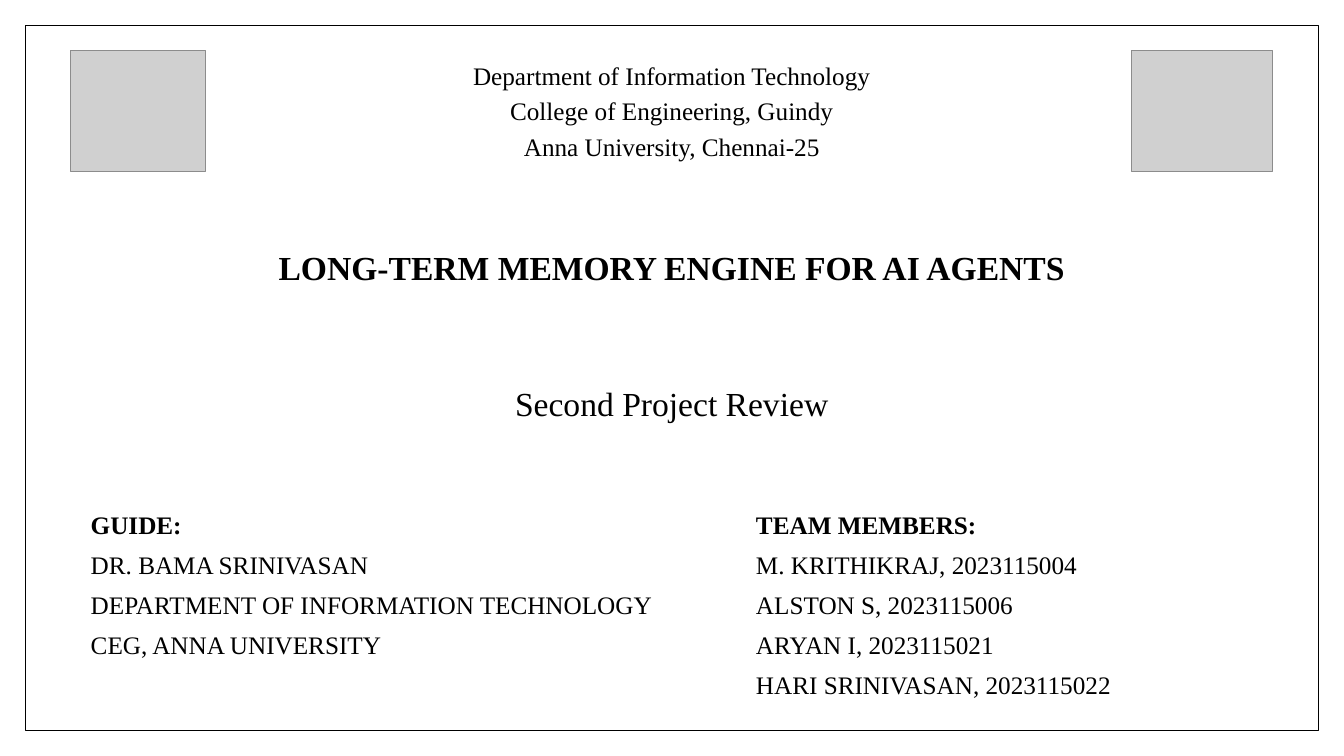
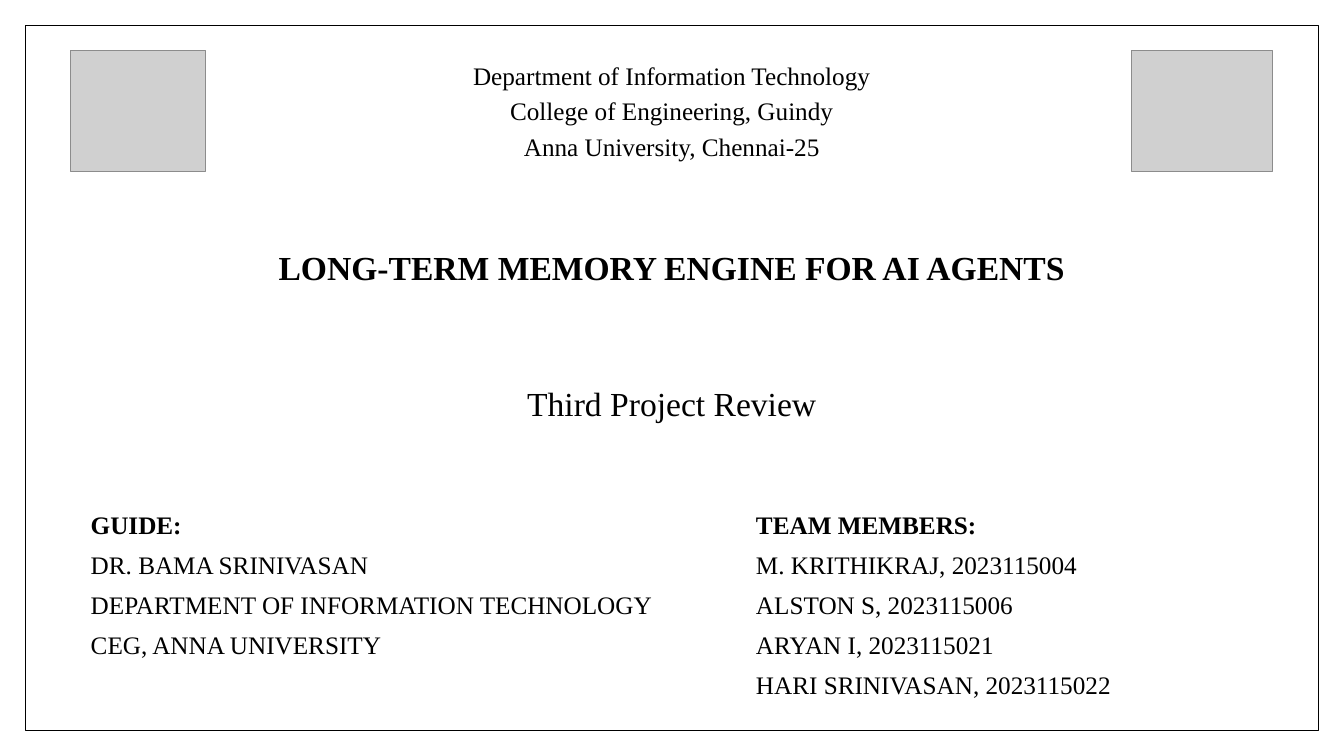
Before and after one commit to aryaniyaps/sdp-2026, a slide deck: slide 1 of P1_R2_13.pptx. Drawn at 1344x756 pixels with LibreOffice and Linux fonts; fonts in the diff are those of the drawing; grey boxes stand for pictures. Boxes give left, top, right and bottom in pixels: in the first picture for what was removed or moved away, otherwise in the second. Text is boxed around its words. In the diff, an @@ line names an element or a change of style, - is before the commit and + after.

Commit message:
Update the third project review slides and PDF

```diff
--- a/P1_R2_13.pptx
+++ b/P1_R2_13.pptx
@@ text at [527,392,817,423]: text changed @@
-Second Project Review
+Third Project Review
```
Also in this commit, not shown: 12 other slides changed, 10 slides added, 19 slides removed, 1 other file.
